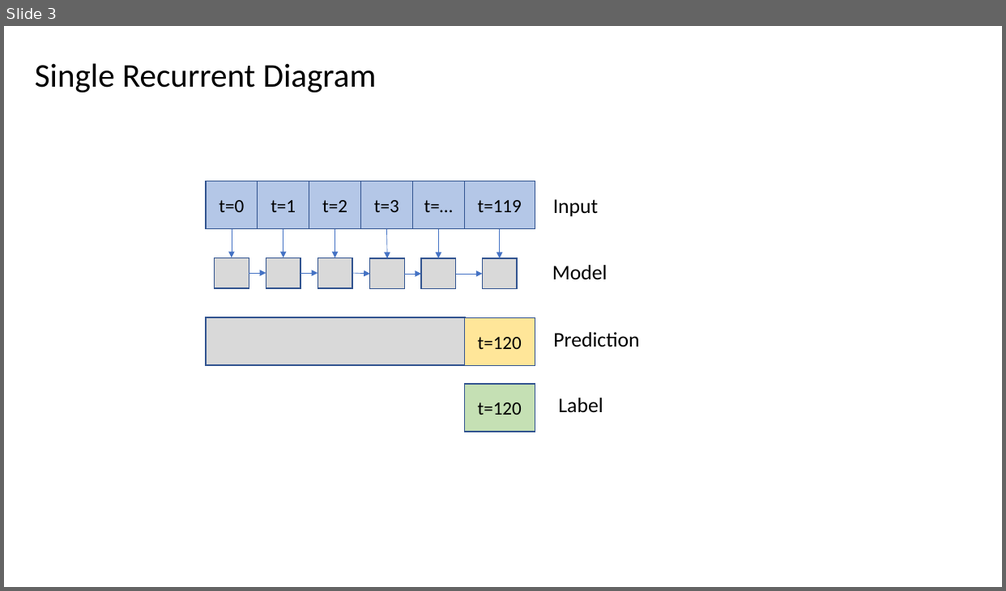
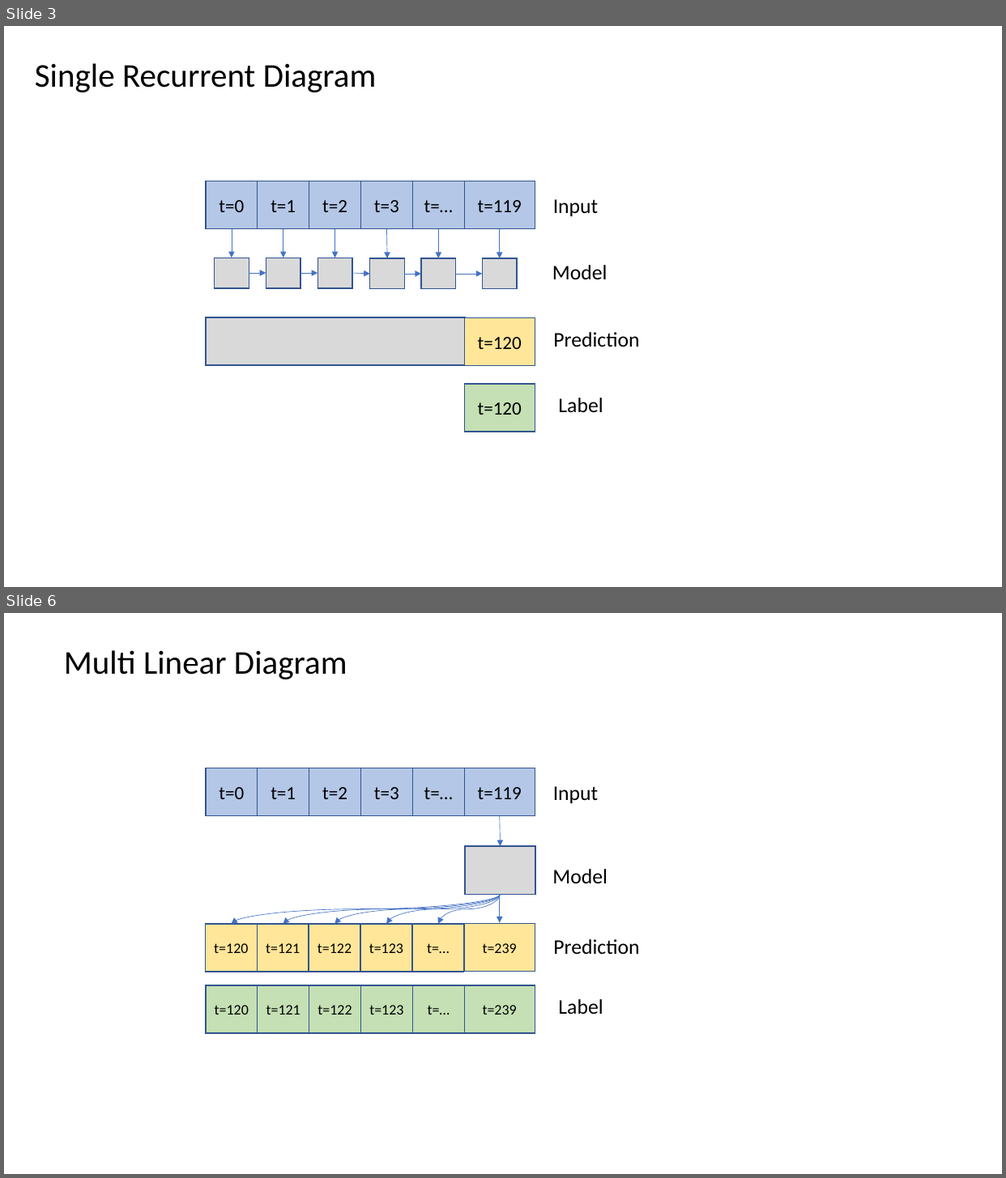
Before and after one commit to tonyngmk/free_storage, a slide deck: Images/streamlit/Atilla/diagrams.pptx. Shown one above the other, each under a label of ours: slide 3 before the commit, slides 3 and 6 after it; the slides between them are not shown. The pictures are 1006x591 and 1006x1178 pixels, drawn with LibreOffice and Linux fonts; fonts in the diff are those of the drawing. Boxes give left, top, right and bottom in pixels: in the first picture for what was removed or moved away, otherwise in the second. Text is boxed around its words. In the diff, an @@ line names an element or a change of style, - is before the commit and + after.

```diff
--- a/Images/streamlit/Atilla/diagrams.pptx
+++ b/Images/streamlit/Atilla/diagrams.pptx
@@ slide 6 added at bbox=[4, 613, 1002, 1174], background #FFFFFF @@
@@ text added at bbox=[64, 650, 347, 679], 32 pt, text #000000 @@
+Multi Linear Diagram
@@ rectangle added at bbox=[206, 769, 257, 816], fill #B4C7E7, outline #325491 1 pt, 18 pt, text #000000 @@
+t=0
@@ rectangle added at bbox=[258, 769, 309, 816], fill #B4C7E7, outline #325491 1 pt, 18 pt, text #000000 @@
+t=1
@@ rectangle added at bbox=[309, 769, 361, 816], fill #B4C7E7, outline #325491 1 pt, 18 pt, text #000000 @@
+t=2
@@ rectangle added at bbox=[361, 769, 413, 816], fill #B4C7E7, outline #325491 1 pt, 18 pt, text #000000 @@
+t=3
@@ rectangle added at bbox=[413, 769, 464, 816], fill #B4C7E7, outline #325491 1 pt, 18 pt, text #000000 @@
+t=…
@@ rectangle added at bbox=[464, 769, 535, 816], fill #B4C7E7, outline #325491 1 pt, 18 pt, text #000000 @@
+t=119
@@ text added at bbox=[553, 786, 599, 803], 20 pt, text #000000 @@
+Input
@@ arrow added from (500, 816) to (501, 846), #4472C4 0.5 pt @@
@@ rectangle added at bbox=[465, 846, 535, 895], fill #D9D9D9, outline #325491 1 pt @@
@@ text added at bbox=[552, 869, 607, 884], 20 pt, text #000000 @@
+Model
@@ curved arrow added from (501, 895) to (231, 924), #4472C4 0.5 pt @@
@@ curved arrow added from (501, 895) to (283, 924), #4472C4 0.5 pt @@
@@ curved arrow added from (501, 895) to (335, 924), #4472C4 0.5 pt @@
@@ curved arrow added from (501, 895) to (386, 924), #4472C4 0.5 pt @@
@@ curved arrow added from (501, 895) to (438, 924), #4472C4 0.5 pt @@
@@ arrow added from (500, 894) to (500, 923), #4472C4 0.5 pt @@
@@ rectangle added at bbox=[206, 924, 257, 972], fill #FFE699, outline #325491 1 pt, 14 pt, text #000000 @@
+t=120
@@ rectangle added at bbox=[257, 924, 309, 972], fill #FFE699, outline #325491 1 pt, 14 pt, text #000000 @@
+t=121
@@ rectangle added at bbox=[309, 924, 360, 972], fill #FFE699, outline #325491 1 pt, 14 pt, text #000000 @@
+t=122
@@ rectangle added at bbox=[360, 924, 412, 972], fill #FFE699, outline #325491 1 pt, 14 pt, text #000000 @@
+t=123
@@ rectangle added at bbox=[412, 924, 463, 972], fill #FFE699, outline #325491 1 pt, 14 pt, text #000000 @@
+t=…
@@ rectangle added at bbox=[464, 924, 535, 972], fill #FFE699, outline #325491 1 pt, 14 pt, text #000000 @@
+t=239
@@ text added at bbox=[553, 939, 639, 954], 20 pt, text #000000 @@
+Prediction
@@ rectangle added at bbox=[206, 986, 257, 1033], fill #C5E0B4, outline #325491 1 pt, 14 pt, text #000000 @@
+t=120
@@ rectangle added at bbox=[258, 986, 309, 1033], fill #C5E0B4, outline #325491 1 pt, 14 pt, text #000000 @@
+t=121
@@ rectangle added at bbox=[309, 986, 361, 1033], fill #C5E0B4, outline #325491 1 pt, 14 pt, text #000000 @@
+t=122
@@ rectangle added at bbox=[361, 986, 413, 1033], fill #C5E0B4, outline #325491 1 pt, 14 pt, text #000000 @@
+t=123
@@ rectangle added at bbox=[413, 986, 464, 1033], fill #C5E0B4, outline #325491 1 pt, 14 pt, text #000000 @@
+t=…
@@ rectangle added at bbox=[464, 986, 535, 1033], fill #C5E0B4, outline #325491 1 pt, 14 pt, text #000000 @@
+t=239
@@ text added at bbox=[558, 999, 603, 1015], 20 pt, text #000000 @@
+Label
```
Also in this commit, not shown: 5 other slides added, 6 other files.
